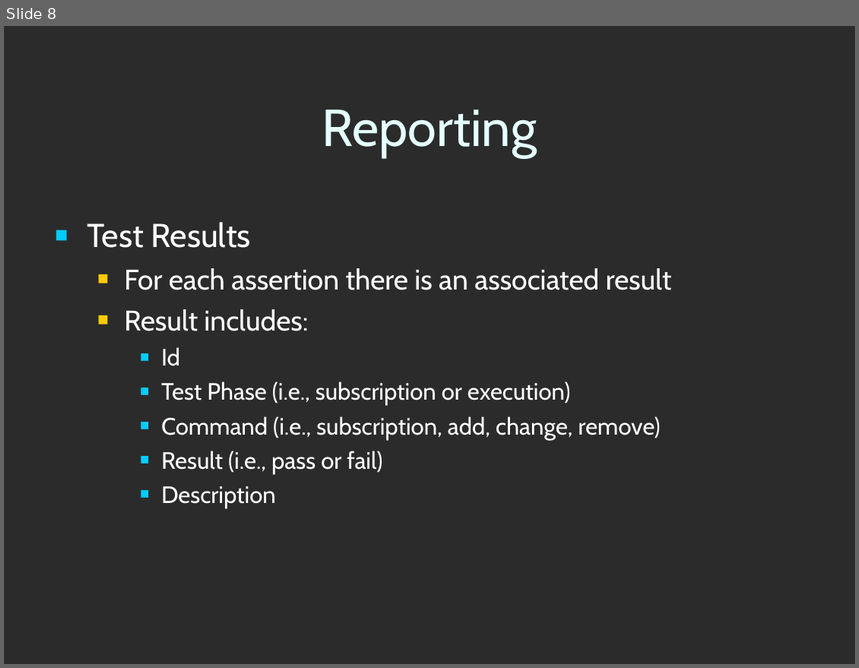
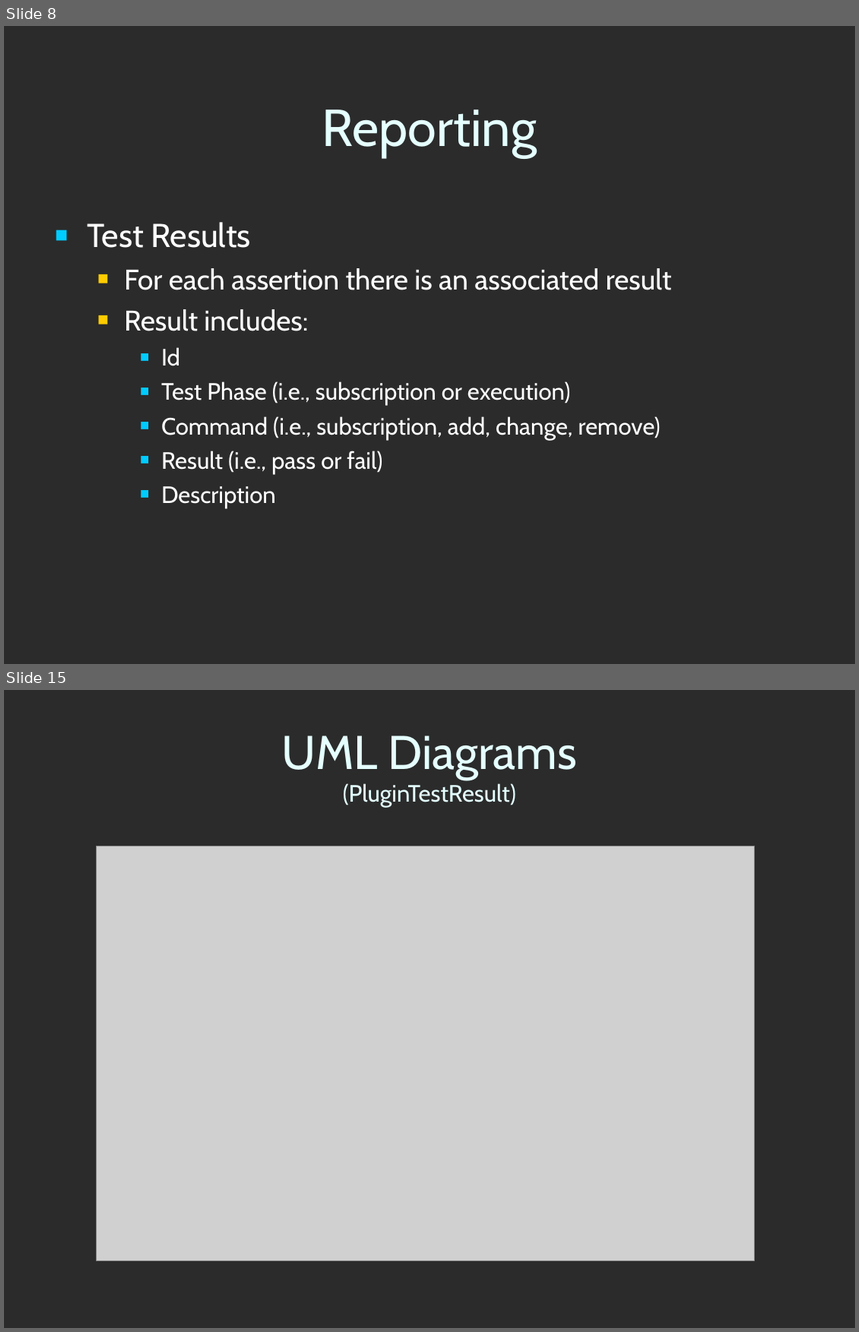
Before and after one commit to codeaudit/cougaar-cougaarunit, a slide deck: CougaarUnit/Cougaar Test Framework.ppt. Shown one above the other, each under a label of ours: slide 8 before the commit, slides 8 and 15 after it; the slides between them are not shown. The pictures are 859x668 and 859x1332 pixels, drawn with LibreOffice and Linux fonts; fonts in the diff are those of the drawing; grey boxes stand for pictures; background and template pictures are left out; a plain dark background stands for a picture behind light text. Boxes give left, top, right and bottom in pixels: in the first picture for what was removed or moved away, otherwise in the second. Text is boxed around its words. In the diff, an @@ line names an element or a change of style, - is before the commit and + after.

```diff
--- a/CougaarUnit/Cougaar Test Framework.ppt
+++ b/CougaarUnit/Cougaar Test Framework.ppt
@@ slide 15 added at bbox=[4, 690, 855, 1328], background picture (left out) @@
@@ title added at bbox=[282, 736, 577, 808], 20 pt, text #E5FFFF @@
+UML Diagrams
+(PluginTestResult)
@@ picture added at bbox=[96, 846, 754, 1262] @@
```
Also in this commit, not shown: 6 other slides added, 7 other files.
